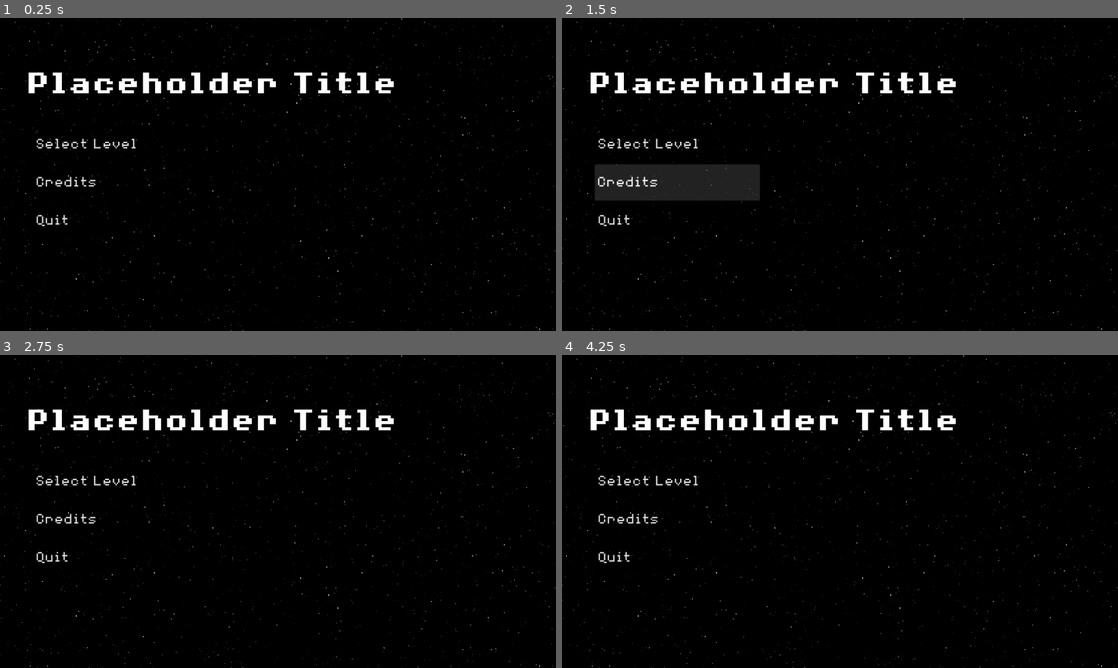
Above: before the commit, frames 1-4 (two rows, left to right).
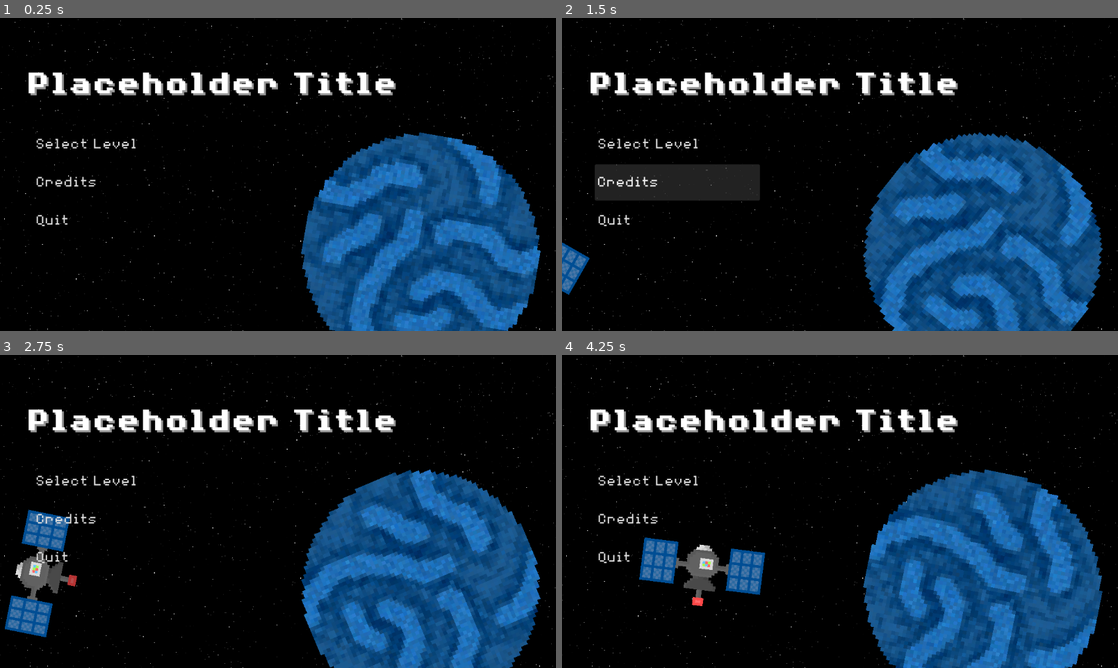
Above: after the commit, the same moments.

Repository: Birb-Games/gmtk-2025
Game: Godot game, scene res://scenes/main.tscn
Same seed, same stepped clock (60 frames per second), same inputs: the game is played once before the commit and once after it.
Inputs (mouse positions are in pixels of both pictures, inside the frame that each line leads up to):
- Up to frame 1 (0.25 s): no input
- Up to frame 2 (1.5 s): move the mouse to (962, 158) at 0.52 s; press the mouse at (962, 158) at 0.53 s; hold Right (right) 0.53-1.28 s; move the mouse to (728, 190) at 1.27 s; release the mouse at (728, 190) at 1.28 s; hold Down (down) from 1.28 s (still down); tap Mouse wheel up (zoom_camera_in) at 1.35 s
- Up to frame 3 (2.75 s): move the mouse to (333, 442) at 2.02 s; release Down (down) at 2.03 s; hold Right (right) from 2.03 s (still down); tap Mouse wheel down (zoom_camera_out) at 2.1 s
- Up to frame 4 (4.25 s): move the mouse to (812, 574) at 2.77 s; release Right (right) at 2.78 s; hold Up (up) 2.78-3.53 s; click (812, 574) at 2.85 s; move the mouse to (1006, 558) at 3.52 s; hold A (left) from 3.53 s (still down); tap Mouse wheel up (zoom_camera_in) at 3.6 s

The runs differ from the first frame. In frame 1, 23% of the frame differs, in the area x 5-98%, y 18-100%; in frame 2, 24%; in frame 3, 26%; in frame 4, 26%.

Commit message:
made main menu look nicer

Diff:
--- a/scenes/level_select.tscn
+++ b/scenes/level_select.tscn
@@ -1,7 +1,8 @@
-[gd_scene load_steps=4 format=3 uid="uid://efsx1csh0p57"]
+[gd_scene load_steps=5 format=3 uid="uid://efsx1csh0p57"]
 
 [ext_resource type="Theme" uid="uid://ca4fjx3thf2g7" path="res://assets/theme.tres" id="1_3shnc"]
 [ext_resource type="Script" uid="uid://dyldtgab025cn" path="res://scripts/level_select.gd" id="2_p0wlc"]
+[ext_resource type="FontFile" uid="uid://b3j21gnxq1jn1" path="res://assets/fonts/8BitOperator/8bitOperatorPlus8-Bold.ttf" id="4_chg43"]
 [ext_resource type="Texture2D" uid="uid://dsq5rgehdjua3" path="res://assets/textures/space.png" id="4_rif6e"]
 
 [node name="LevelSelect" type="Control"]
@@ -22,12 +23,13 @@
 anchors_preset = 5
 anchor_left = 0.5
 anchor_right = 0.5
-offset_left = -526.5
-offset_top = 40.0
-offset_right = -209.5
-offset_bottom = 75.0
+offset_left = -497.5
+offset_top = 72.0
+offset_right = -14.5
+offset_bottom = 117.0
 grow_horizontal = 2
-theme_override_font_sizes/font_size = 48
+theme_override_fonts/font = ExtResource("4_chg43")
+theme_override_font_sizes/font_size = 64
 text = "Level Select"
 
 [node name="GridContainer" type="GridContainer" parent="."]
@@ -37,9 +39,9 @@
 anchor_top = 0.5
 anchor_right = 0.5
 anchor_bottom = 0.5
-offset_left = -426.0
+offset_left = -402.0
 offset_top = -142.0
-offset_right = -386.0
+offset_right = -362.0
 offset_bottom = -102.0
 grow_horizontal = 2
 grow_vertical = 2
--- a/scenes/main_menu.tscn
+++ b/scenes/main_menu.tscn
@@ -1,9 +1,55 @@
-[gd_scene load_steps=5 format=3 uid="uid://dsxmo3loqjgey"]
+[gd_scene load_steps=15 format=3 uid="uid://dsxmo3loqjgey"]
 
 [ext_resource type="Theme" uid="uid://ca4fjx3thf2g7" path="res://assets/theme.tres" id="1_ekxnf"]
 [ext_resource type="Script" uid="uid://bv62477lyoqed" path="res://scripts/main_menu.gd" id="2_ekxnf"]
 [ext_resource type="Texture2D" uid="uid://dsq5rgehdjua3" path="res://assets/textures/space.png" id="3_bqqt6"]
 [ext_resource type="FontFile" uid="uid://b3j21gnxq1jn1" path="res://assets/fonts/8BitOperator/8bitOperatorPlus8-Bold.ttf" id="4_wu84c"]
+[ext_resource type="Texture2D" uid="uid://cefcp8xl4mse0" path="res://assets/textures/rogue_planet.png" id="5_8ln24"]
+[ext_resource type="Texture2D" uid="uid://rjsysmwym2tc" path="res://assets/textures/enemy_satellite1.png" id="6_oa1go"]
+[ext_resource type="Script" uid="uid://20ha62frq61c" path="res://scripts/space_sprite.gd" id="6_rtw2f"]
+[ext_resource type="Texture2D" uid="uid://cyc277ke1frt4" path="res://assets/textures/satellite.png" id="7_jk1qb"]
+[ext_resource type="Script" uid="uid://11ctwfjb6n17" path="res://scripts/menu_satellite.gd" id="7_tbmy8"]
+
+[sub_resource type="AtlasTexture" id="AtlasTexture_tbmy8"]
+atlas = ExtResource("6_oa1go")
+region = Rect2(0, 0, 46, 23)
+
+[sub_resource type="AtlasTexture" id="AtlasTexture_jk1qb"]
+atlas = ExtResource("6_oa1go")
+region = Rect2(46, 0, 46, 23)
+
+[sub_resource type="AtlasTexture" id="AtlasTexture_5dd4i"]
+atlas = ExtResource("7_jk1qb")
+region = Rect2(0, 0, 56, 24)
+
+[sub_resource type="AtlasTexture" id="AtlasTexture_lgwnu"]
+atlas = ExtResource("7_jk1qb")
+region = Rect2(56, 0, 56, 24)
+
+[sub_resource type="SpriteFrames" id="SpriteFrames_rtw2f"]
+animations = [{
+"frames": [{
+"duration": 1.0,
+"texture": SubResource("AtlasTexture_tbmy8")
+}, {
+"duration": 1.0,
+"texture": SubResource("AtlasTexture_jk1qb")
+}],
+"loop": true,
+"name": &"animation1",
+"speed": 2.0
+}, {
+"frames": [{
+"duration": 1.0,
+"texture": SubResource("AtlasTexture_5dd4i")
+}, {
+"duration": 1.0,
+"texture": SubResource("AtlasTexture_lgwnu")
+}],
+"loop": true,
+"name": &"animation2",
+"speed": 2.0
+}]
 
 [node name="MainMenu" type="Control"]
 layout_mode = 3
@@ -18,6 +64,21 @@
 scale = Vector2(1.34815, 1.34815)
 texture = ExtResource("3_bqqt6")
 
+[node name="RoguePlanet" type="Sprite2D" parent="."]
+position = Vector2(872, 485)
+scale = Vector2(7.625, 7.625)
+texture = ExtResource("5_8ln24")
+script = ExtResource("6_rtw2f")
+rotation_speed = 0.4
+
+[node name="Satellite" type="AnimatedSprite2D" parent="."]
+position = Vector2(-256, 350)
+scale = Vector2(5.47826, 5.47826)
+sprite_frames = SubResource("SpriteFrames_rtw2f")
+animation = &"animation1"
+autoplay = "animation1"
+script = ExtResource("7_tbmy8")
+
 [node name="Title" type="Label" parent="."]
 layout_mode = 1
 anchors_preset = 5
@@ -28,6 +89,9 @@
 offset_right = 246.0
 offset_bottom = 168.0
 grow_horizontal = 2
+theme_override_colors/font_shadow_color = Color(0.589096, 0.589096, 0.589096, 1)
+theme_override_constants/shadow_offset_x = 4
+theme_override_constants/shadow_offset_y = 4
 theme_override_fonts/font = ExtResource("4_wu84c")
 theme_override_font_sizes/font_size = 72
 text = "Placeholder Title"
--- /dev/null
+++ b/scripts/menu_satellite.gd
@@ -0,0 +1,22 @@
+extends AnimatedSprite2D
+
+var current_animation: int = 0
+
+func reset() -> void:
+	position.x = -256.0
+	rotation = randf() * 2.0 * PI
+	position.y = randf_range(200.0, 500.0)
+	animation = "animation" + str(current_animation + 1)
+	play(animation)
+
+func _ready() -> void:
+	reset()
+
+func _process(delta: float) -> void:
+	position += Vector2(128.0, 0.0) * delta
+	rotation += delta
+
+	if position.x > 1800.0:
+		current_animation += 1
+		current_animation %= 2
+		reset()
Not shown, added: scripts/menu_satellite.gd.uid
